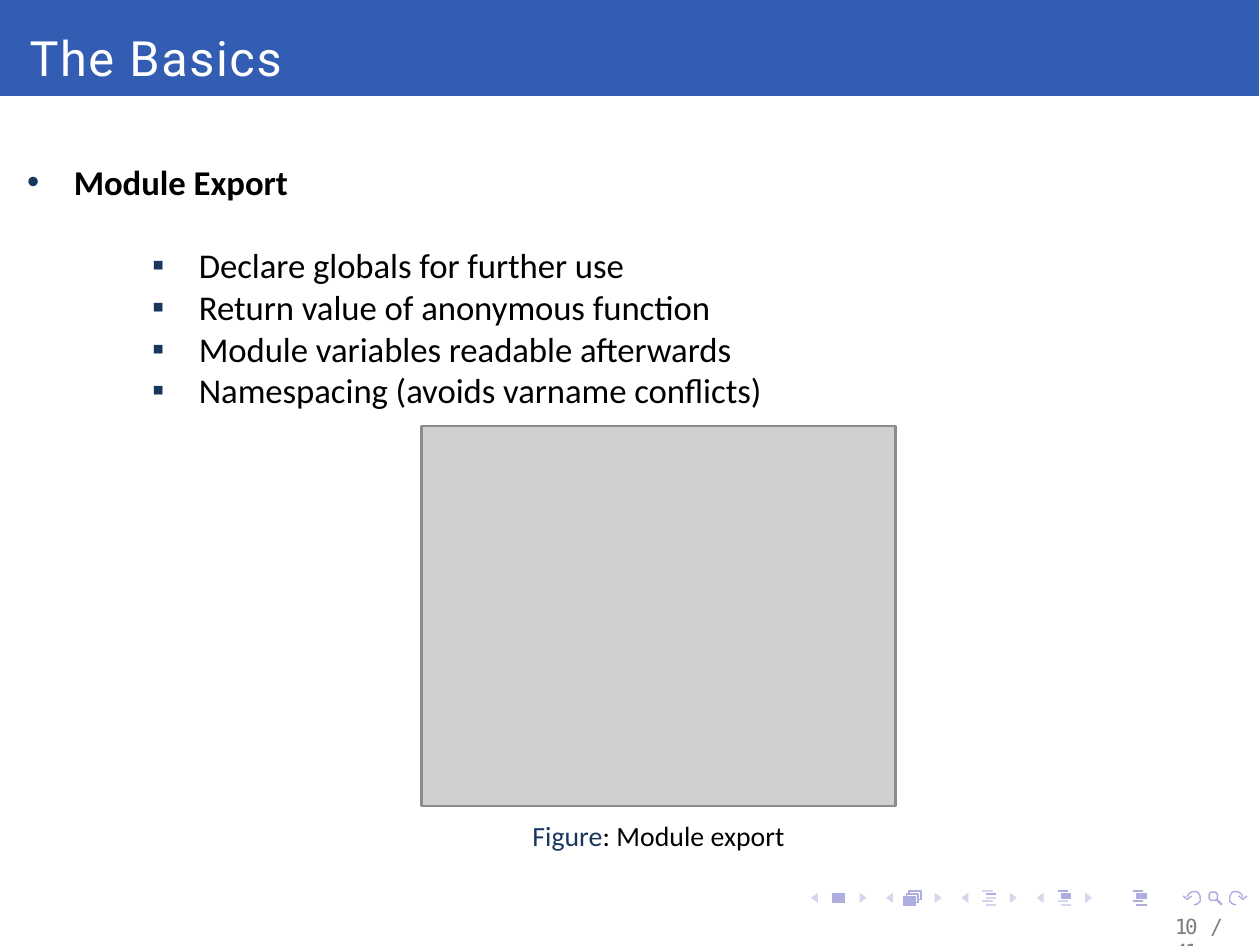
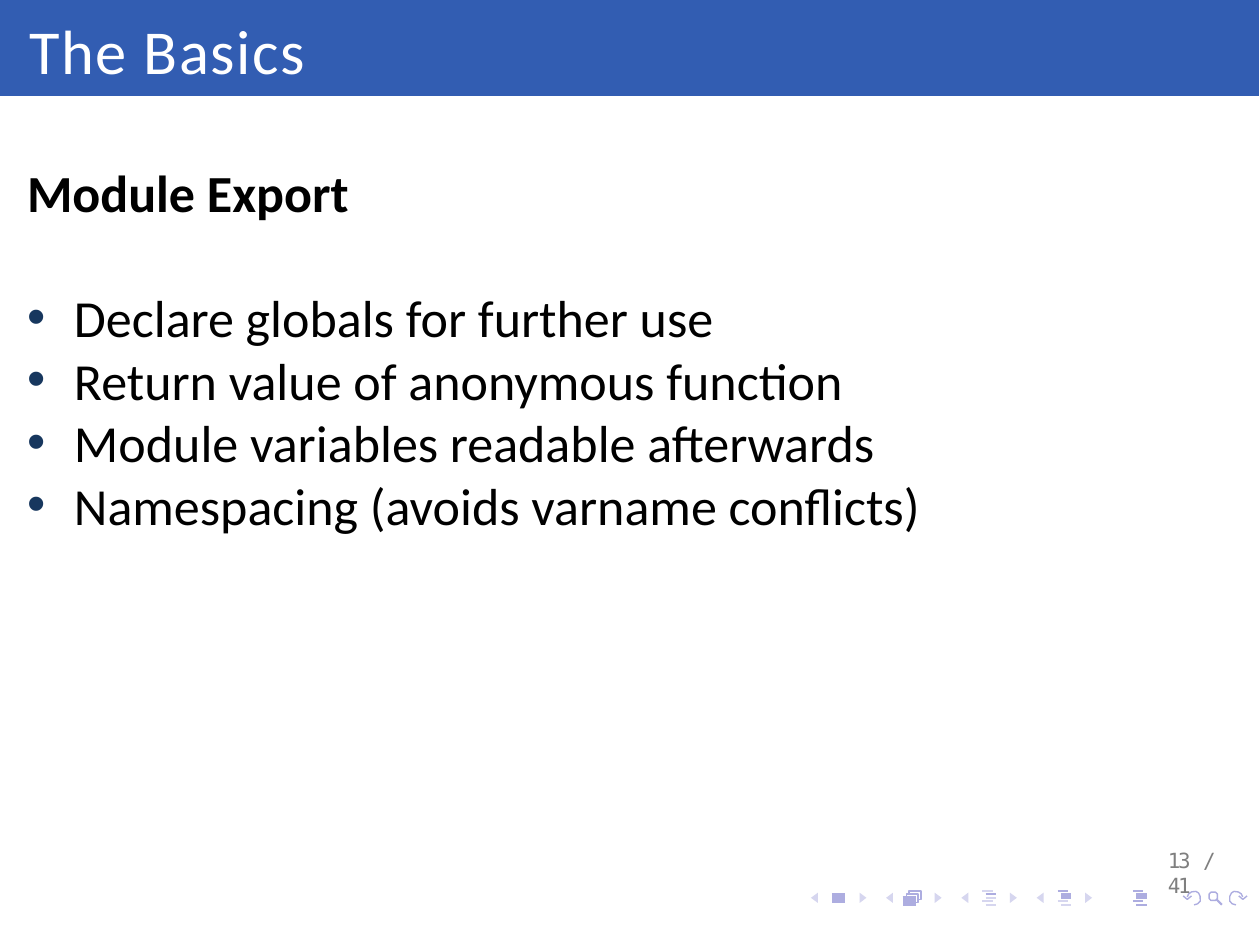
Before and after one commit to daFischer/Javascript-Seminar, a slide deck: slide 13 of Module Pattern - 2 version.pptx (slide 10 before the commit). Drawn at 1260x946 pixels with LibreOffice and Linux fonts; fonts in the diff are those of the drawing; grey boxes stand for pictures; background and template pictures are left out. Boxes give left, top, right and bottom in pixels: in the first picture for what was removed or moved away, otherwise in the second. Text is boxed around its words. In the diff, an @@ line names an element or a change of style, - is before the commit and + after.

Commit message:
Changed the font size and added pictures

```diff
--- a/Module Pattern - 2 version.pptx
+++ b/Module Pattern - 2 version.pptx
@@ title "The Basics": place and size @@
-title "The Basics" at <box>30,39,281,77</box>
+title "The Basics" at <box>29,30,305,75</box>
@@ title "The Basics" at <box>29,30,305,75</box>: size 14 to 18 pt, font Roboto to Calibri @@
@@ text "Module Export" at <box>27,175,920,534</box>: size 10 to 15 pt; bullet • to none; bullet ▪ to •; list level 3 to 2 in "Declare globals for further use"; list level 3 to 2 in "Return value of anonymous function"; list level 3 to 2 in "Module variables readable afterwards"; list level 3 to 2 in "Namespacing (avoids varname conflicts)" @@
@@ picture removed at <box>422,425,898,805</box> @@
@@ text removed at <box>532,826,785,851</box> @@
-Figure: Module export
@@ page number at <box>1168,852,1191,898</box>: text changed @@
-10 / 41
+13 / 41
```
Also in this commit, not shown: 9 other slides changed, 3 slides added.
